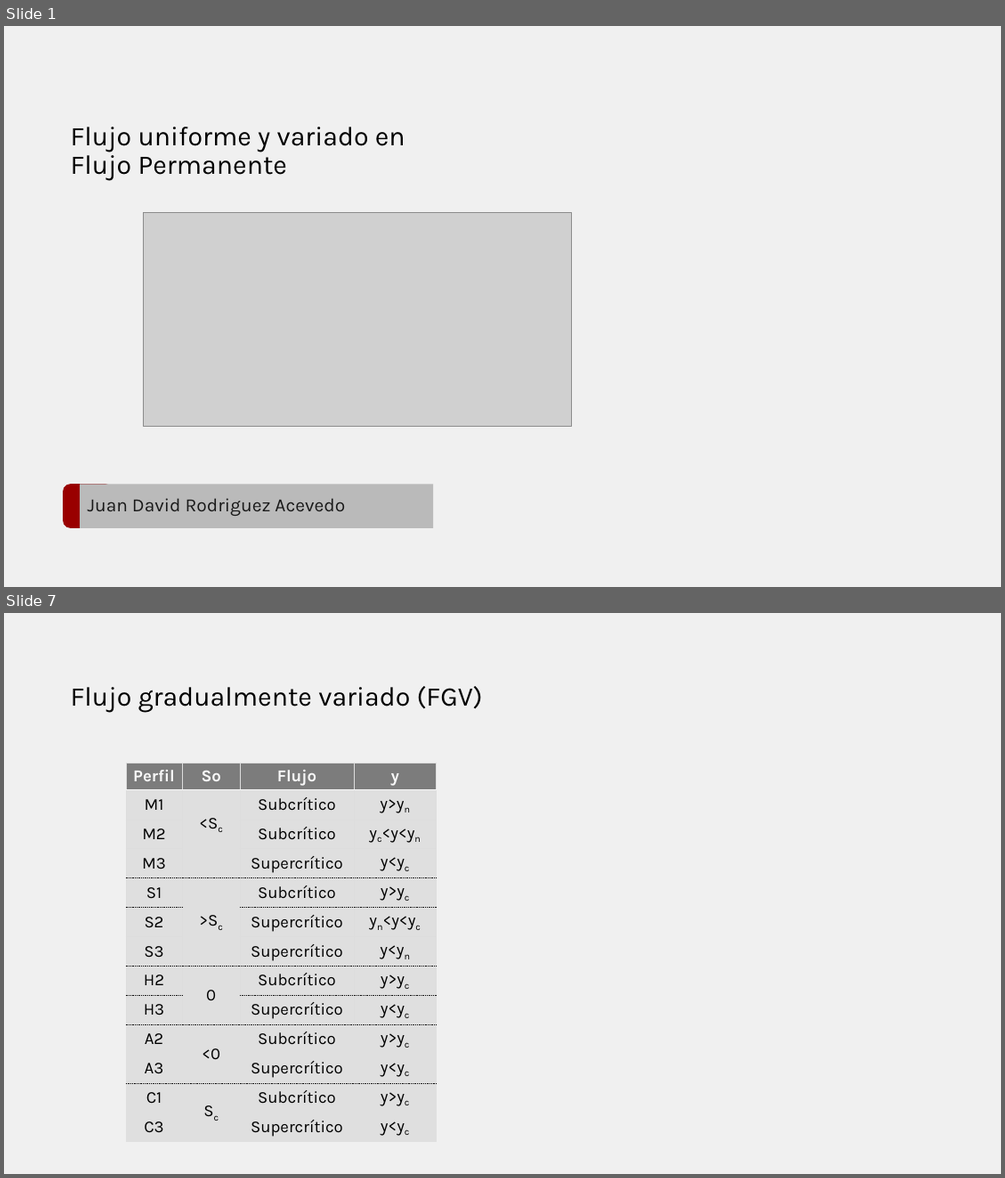
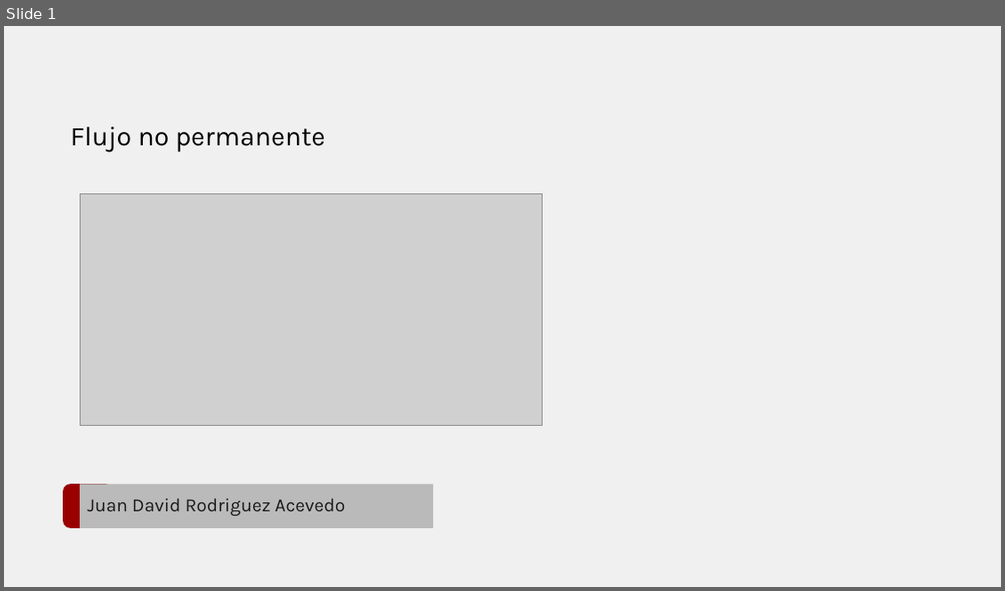
Before and after one commit to juanrodace/J.HRAS, a slide deck: Section01/UnsteadyFlow/HRAS.S1.UF.pptx. Shown one above the other, each under a label of ours: slides 1 and 7 before the commit, slide 1 after it; the slides between them are not shown. The pictures are 1005x1178 and 1005x591 pixels, drawn with LibreOffice and Linux fonts; fonts in the diff are those of the drawing; grey boxes stand for pictures; background and template pictures are left out. Boxes give left, top, right and bottom in pixels: in the first picture for what was removed or moved away, otherwise in the second. Text is boxed around its words. In the diff, an @@ line names an element or a change of style, - is before the commit and + after.

```diff
--- a/Section01/UnsteadyFlow/HRAS.S1.UF.pptx
+++ b/Section01/UnsteadyFlow/HRAS.S1.UF.pptx
@@ slide 7 removed at box(4, 613, 1001, 1174), background #F0F0F0 @@
@@ title removed at box(71, 686, 483, 713) @@
-Flujo gradualmente variado (FGV)
@@ table removed at box(126, 763, 436, 1140), 13 rows, 4 columns @@
-Perfil | So | Flujo | y
-M1 | <Sc | Subcrítico | y>yn
-M2 |  | Subcrítico | yc<y<yn
-M3 |  | Supercrítico | y<yc
-S1 | >Sc | Subcrítico | y>yc
-S2 |  | Supercrítico | yn<y<yc
-S3 |  | Supercrítico | y<yn
-H2 | 0 | Subcrítico | y>yc
-H3 |  | Supercrítico | y<yc
-A2 | <0 | Subcrítico | y>yc
-A3 |  | Supercrítico | y<yc
-C1 | Sc | Subcrítico | y>yc
-C3 |  | Supercrítico | y<yc
@@ slide 1 changed as well @@
@@ text at box(71, 127, 325, 152): text changed @@
-Flujo uniforme y variado en
-Flujo Permanente
+Flujo no permanente
@@ picture: place and size @@
-picture at box(144, 212, 572, 426)
+picture at box(80, 193, 542, 425)
```
Also in this commit, not shown: 5 slides added, 9 other slides removed, 3 other files.
